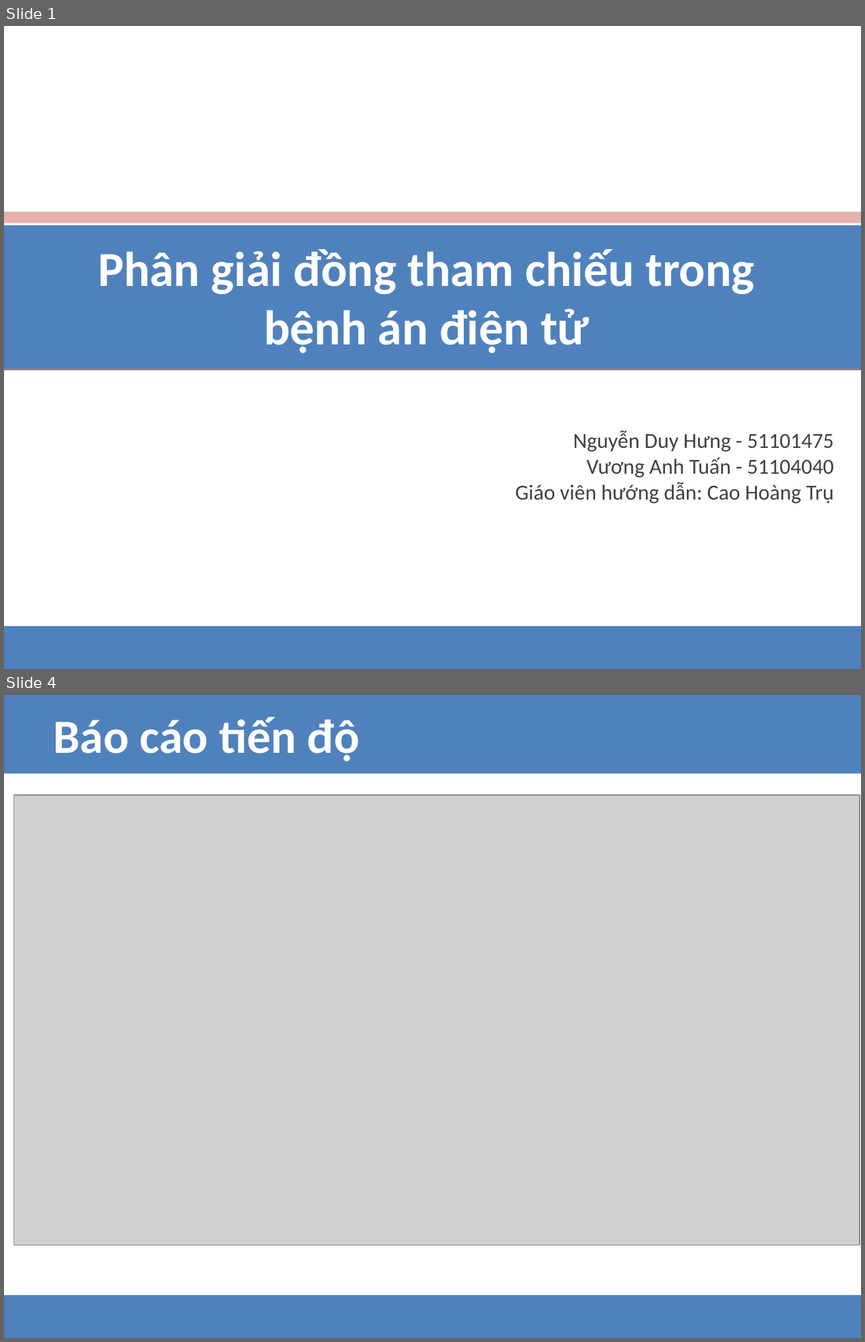
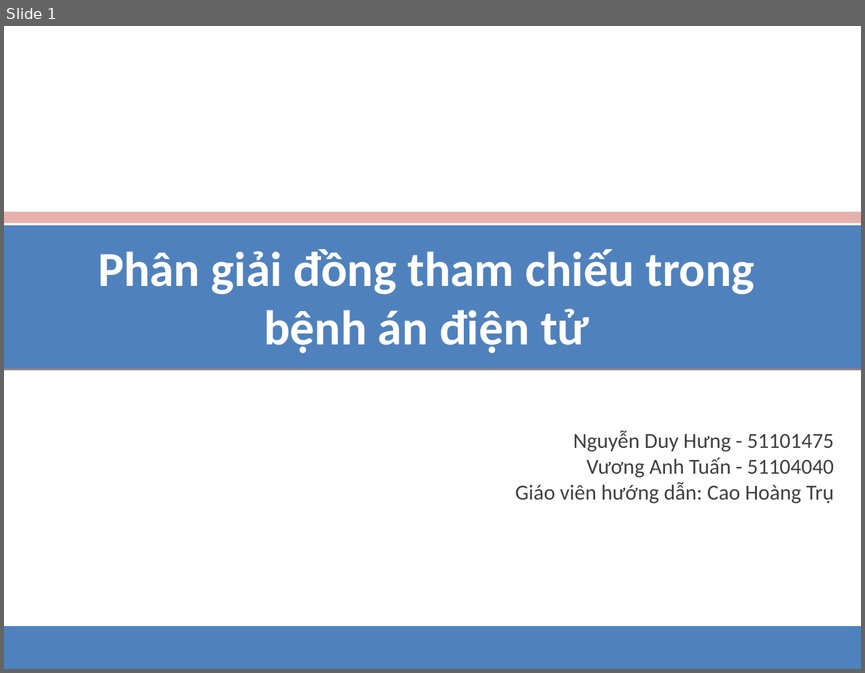
Before and after one commit to hungnd1475/graduate-thesis-hcmut-2015, a slide deck: reports/lvtn/presentation.pptx. Shown one above the other, each under a label of ours: slides 1 and 4 before the commit, slide 1 after it; the slides between them are not shown. The pictures are 865x1342 and 865x673 pixels, drawn with LibreOffice and Linux fonts; fonts in the diff are those of the drawing; grey boxes stand for pictures. Boxes give left, top, right and bottom in pixels: in the first picture for what was removed or moved away, otherwise in the second. Text is boxed around its words. In the diff, an @@ line names an element or a change of style, - is before the commit and + after.

```diff
--- a/reports/lvtn/presentation.pptx
+++ b/reports/lvtn/presentation.pptx
@@ slide 4 removed at <box>4,695,861,1338</box>, background #FFFFFF @@
@@ rectangle removed at <box>4,695,861,774</box> @@
@@ text removed at <box>53,717,360,762</box> @@
-Báo cáo tiến độ
@@ picture removed at <box>14,795,860,1245</box> @@
@@ rectangle removed at <box>4,1295,861,1338</box> @@
```
Also in this commit, not shown: 1 slide changed, 7 slides added, 4 other slides removed.
